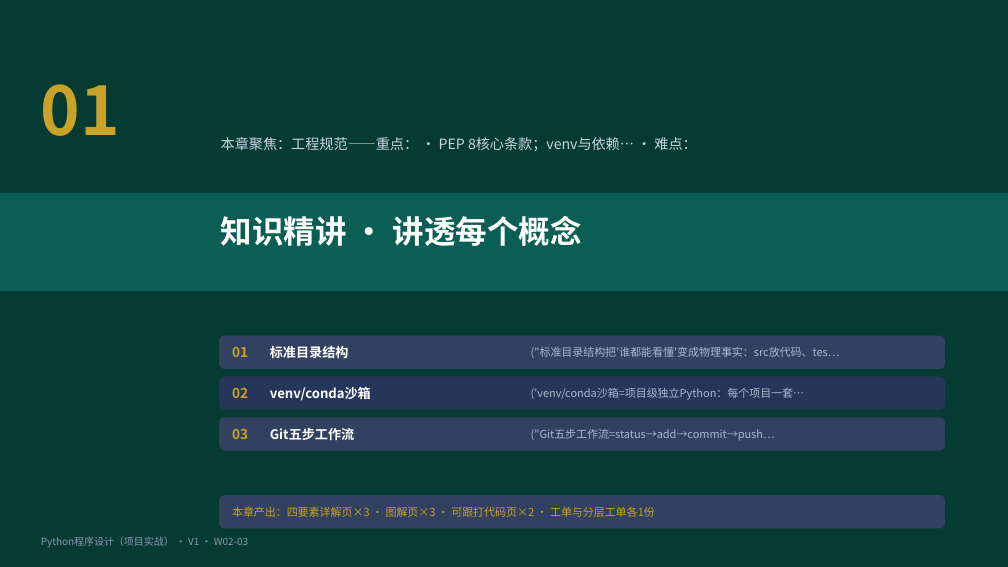
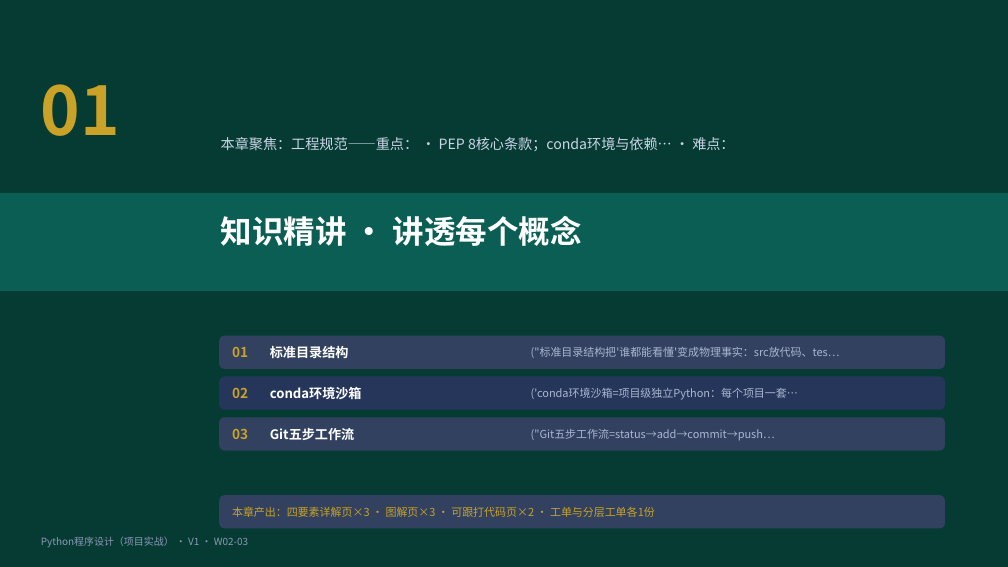
Before and after one commit to tianqiongenze/ai-course-teaching-resources, a slide deck: slide 5 of 03-Python程序设计-项目实战/V1授课PPT/W02-第3次课-像企业团队一样写代码.pptx. Drawn at 1008x567 pixels with LibreOffice and Linux fonts; fonts in the diff are those of the drawing. Boxes give left, top, right and bottom in pixels: in the first picture for what was removed or moved away, otherwise in the second. Text is boxed around its words. In the diff, an @@ line names an element or a change of style, - is before the commit and + after.

```diff
--- a/03-Python程序设计-项目实战/V1授课PPT/W02-第3次课-像企业团队一样写代码.pptx
+++ b/03-Python程序设计-项目实战/V1授课PPT/W02-第3次课-像企业团队一样写代码.pptx
@@ text at (221,137,734,151): text changed @@
-本章聚焦：工程规范——重点： · PEP 8核心条款；venv与依赖… · 难点：
+本章聚焦：工程规范——重点： · PEP 8核心条款；conda环境与依赖… · 难点：
@@ text at (270,387,362,399): text changed @@
-venv/conda沙箱
+conda环境沙箱
@@ text at (531,388,798,400): text changed @@
-('venv/conda沙箱=项目级独立Python：每个项目一套…
+('conda环境沙箱=项目级独立Python：每个项目一套…
```
Also in this commit, not shown: 9 other slides changed, 5 other files.
